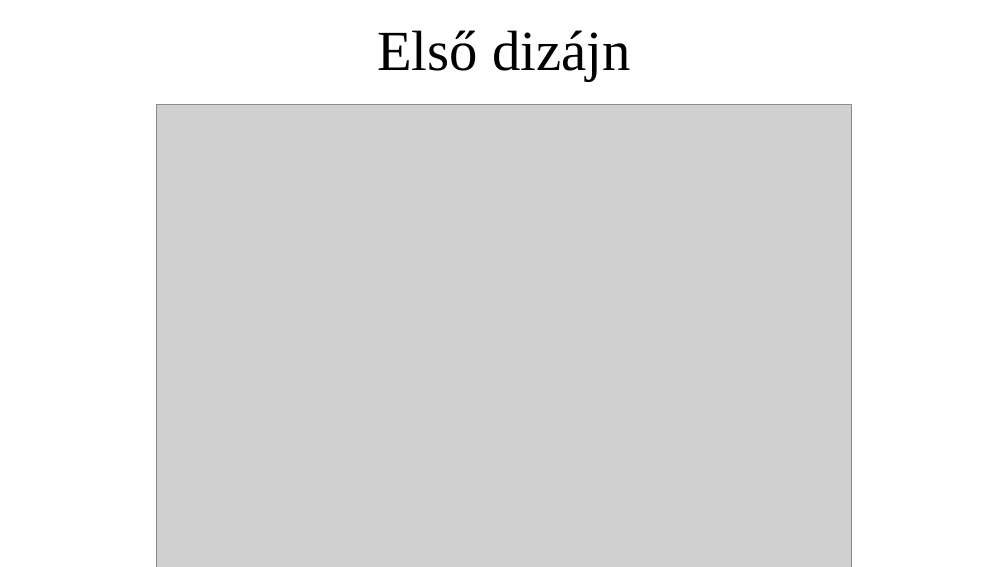
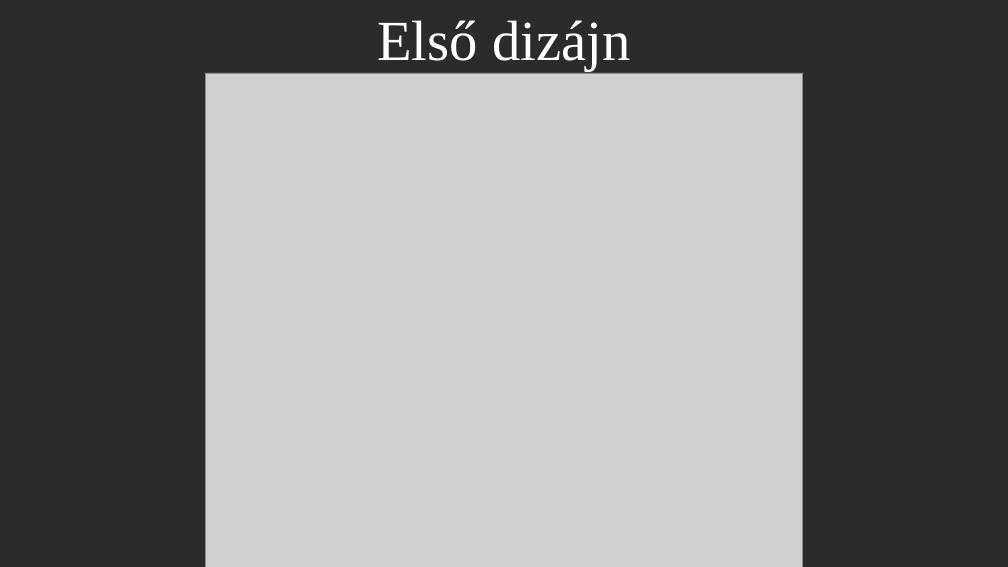
Before and after one commit to zsolti6/Erettsegizzunk, a slide deck: slide 6 of erettsegizzunk.pptx. Drawn at 1008x567 pixels with LibreOffice and Linux fonts; fonts in the diff are those of the drawing; grey boxes stand for pictures; background and template pictures are left out; a plain dark background stands for a picture behind light text. Boxes give left, top, right and bottom in pixels: in the first picture for what was removed or moved away, otherwise in the second. Text is boxed around its words. In the diff, an @@ line names an element or a change of style, - is before the commit and + after.

```diff
--- a/erettsegizzunk.pptx
+++ b/erettsegizzunk.pptx
@@ background #FFFFFF to picture (left out) @@
@@ title "Első dizájn" at [377,20,630,71]: text colour #000000 to #FFFFFF @@
@@ picture: place and size @@
-picture at [157,104,851,567]
+picture at [205,73,803,567]
```
Also in this commit, not shown: 7 other slides changed, 9 slides added, 1 other file.
